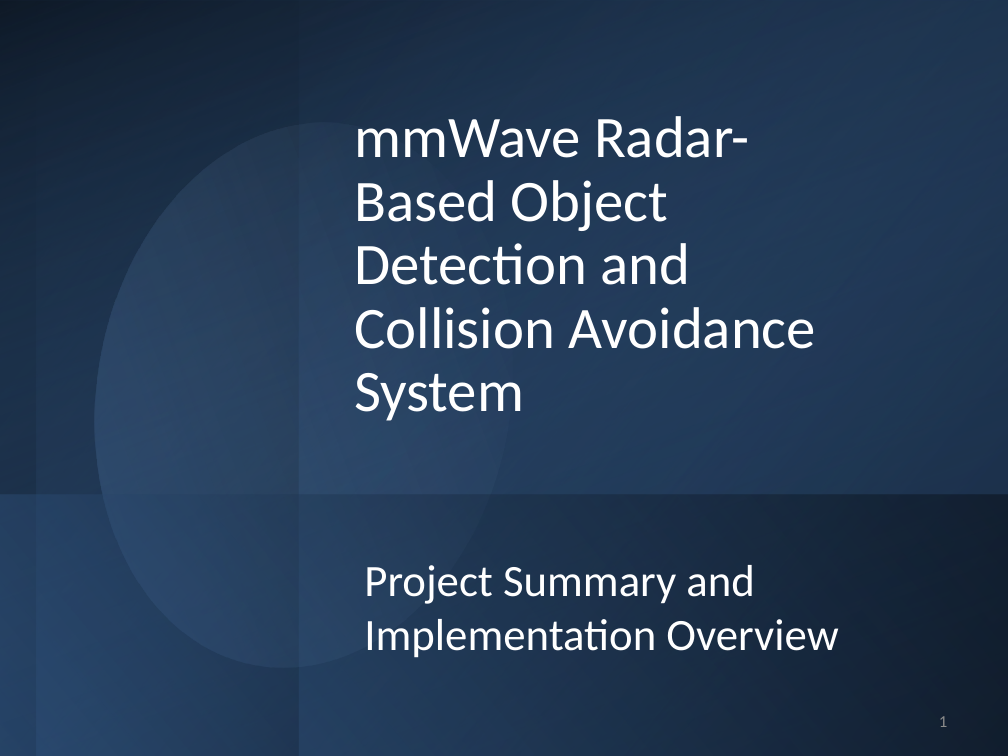
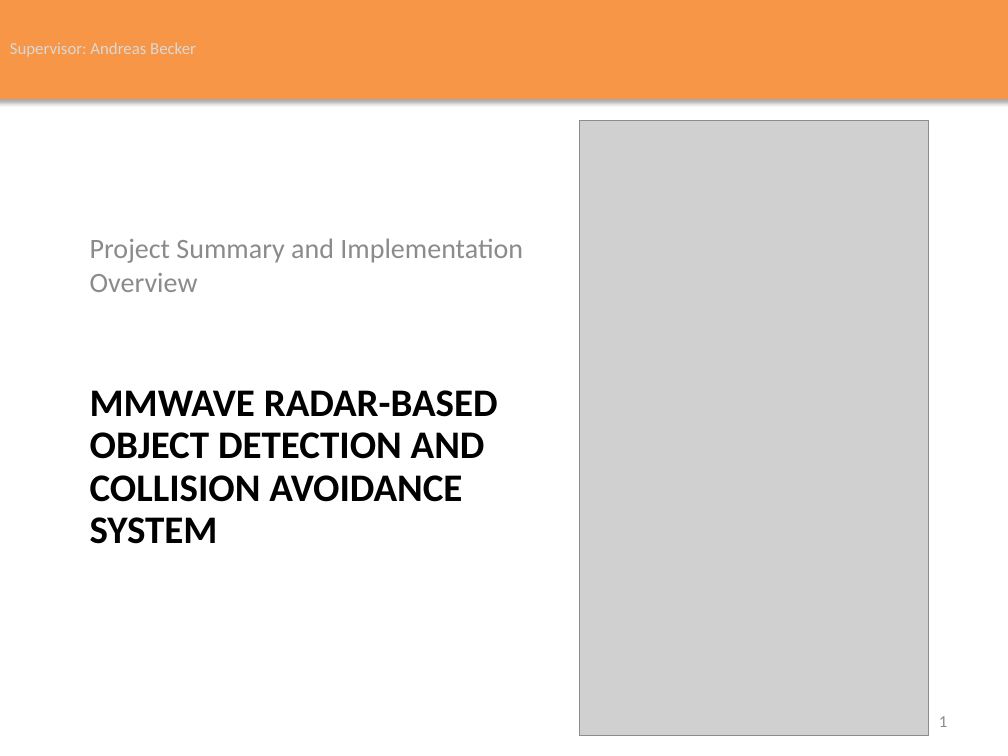
Before and after one commit to LF-RoGu/Radar-mmWave, a slide deck: slide 1 of Literature/Presentation/mmWave_Radar_Presentation.pptx. Drawn at 1008x756 pixels with LibreOffice and Linux fonts; fonts in the diff are those of the drawing; grey boxes stand for pictures; background and template pictures are left out. Boxes give left, top, right and bottom in pixels: in the first picture for what was removed or moved away, otherwise in the second. Text is boxed around its words. In the diff, an @@ line names an element or a change of style, - is before the commit and + after.

```diff
--- a/Literature/Presentation/mmWave_Radar_Presentation.pptx
+++ b/Literature/Presentation/mmWave_Radar_Presentation.pptx
@@ rectangle removed at (x1=0, y1=0, x2=1008, y2=756) @@
@@ rectangle removed at (x1=0, y1=0, x2=298, y2=756) @@
@@ rectangle removed at (x1=0, y1=0, x2=1008, y2=756) @@
@@ rectangle added at (x1=0, y1=0, x2=1008, y2=99), fill #F79646, outline #F79646 0.75 pt @@
@@ rectangle removed at (x1=36, y1=0, x2=1008, y2=756) @@
@@ rectangle removed at (x1=299, y1=1, x2=1008, y2=756) @@
@@ text added at (x1=10, y1=42, x2=196, y2=57), 12 pt, text #D9D9D9 @@
+Supervisor: Andreas Becker
@@ ellipse removed at (x1=53, y1=90, x2=553, y2=700) @@
@@ text "Project Summary and Implementation Overview" moved from (x1=364, y1=565, x2=838, y2=658) to (x1=90, y1=238, x2=523, y2=292) @@
@@ text "Project Summary and Implementation Overview" at (x1=90, y1=238, x2=523, y2=292): size 32 to 20 pt, text colour #FFFFFF to #8C8C8C; less space between paragraphs; vertical alignment top to bottom @@
@@ picture added at (x1=579, y1=120, x2=928, y2=736) @@
@@ title "MMWAVE RADAR-BASED OBJECT DETECTION AND ..." at (x1=90, y1=390, x2=498, y2=544): vertical alignment middle to top @@
@@ title at (x1=90, y1=390, x2=498, y2=544): text changed; size 42 to 27.9 pt; text colour #FFFFFF to #000000; bold on @@
-mmWave Radar-Based Object Detection and Collision Avoidance System
+MMWAVE RADAR-BASED OBJECT DETECTION AND COLLISION AVOIDANCE SYSTEM
@@ rectangle removed at (x1=0, y1=495, x2=1008, y2=756) @@
@@ page number at (x1=939, y1=716, x2=947, y2=727): more space between paragraphs @@
```
Also in this commit, not shown: 12 other slides changed, 5 slides added.
